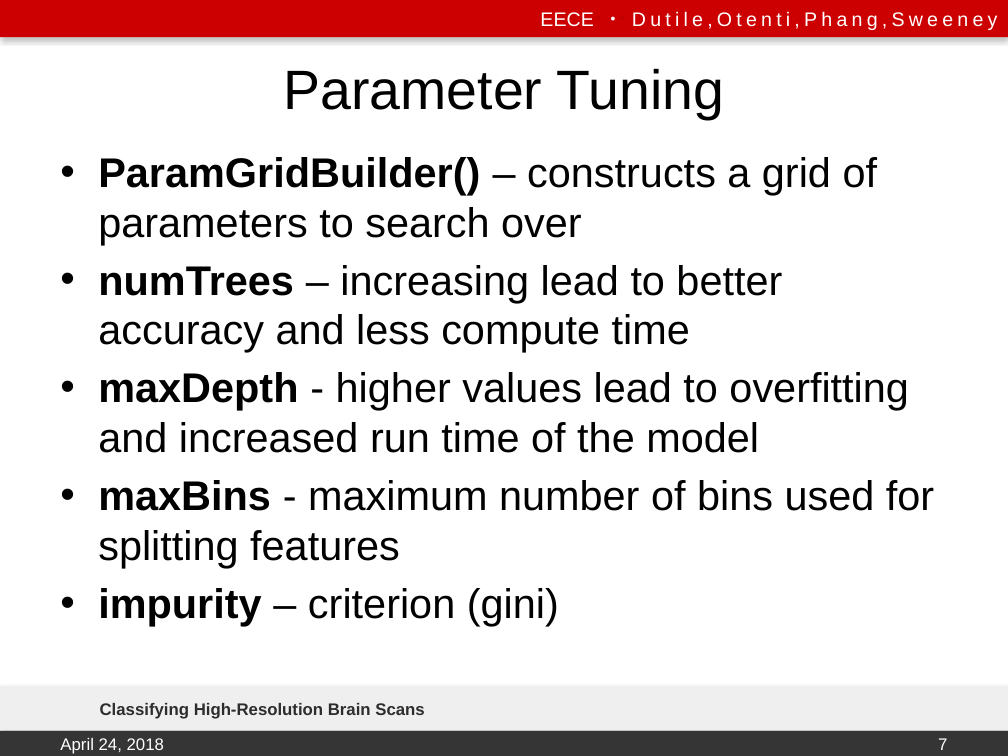
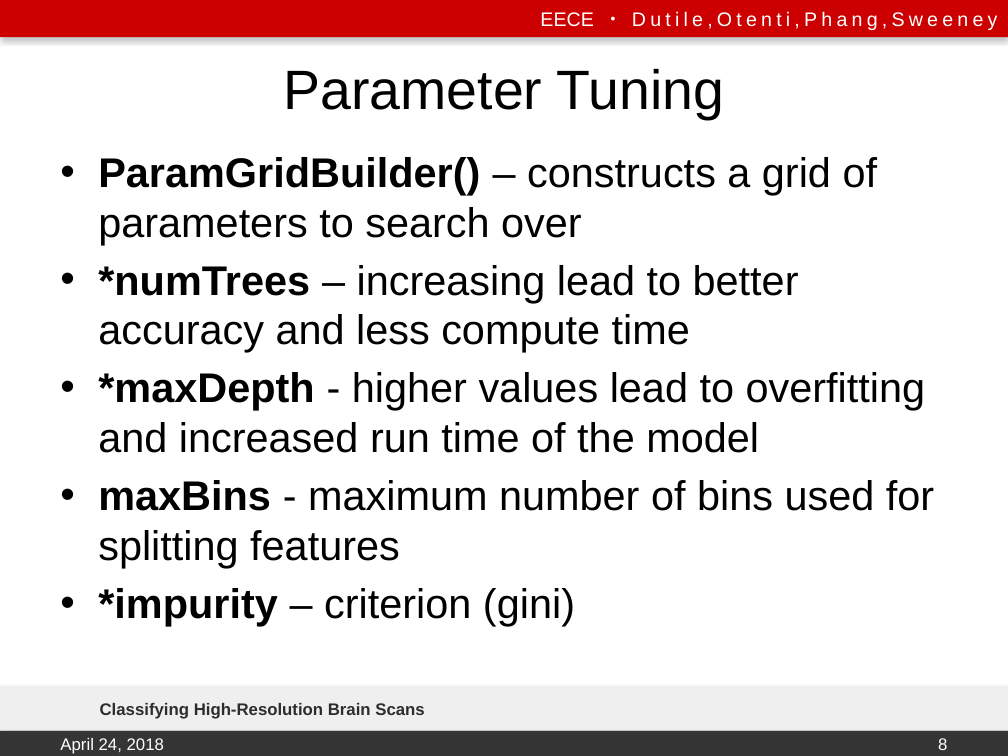
Before and after one commit to emily-jean/ml-brains, a slide deck: slide 8 of presentation/DutileOtentiPhangSweeney.pptx (slide 7 before the commit). Drawn at 1008x756 pixels with LibreOffice and Linux fonts; fonts in the diff are those of the drawing; background and template pictures are left out. Boxes give left, top, right and bottom in pixels: in the first picture for what was removed or moved away, otherwise in the second. Text is boxed around its words. In the diff, an @@ line names an element or a change of style, - is before the commit and + after.

```diff
--- a/presentation/DutileOtentiPhangSweeney.pptx
+++ b/presentation/DutileOtentiPhangSweeney.pptx
@@ text at [98, 265, 926, 453]: text changed @@
-• numTrees – increasing lead to better accuracy and less compute time
-• maxDepth - higher values lead to overfitting and increased run time of the model
+• *numTrees – increasing lead to better accuracy and less compute time
+• *maxDepth - higher values lead to overfitting and increased run time of the model
@@ text at [98, 588, 575, 626]: text changed @@
-• impurity – criterion (gini)
+• *impurity – criterion (gini)
@@ page number at [938, 738, 947, 750]: text changed @@
-7
+8
```
Also in this commit, not shown: 8 other slides changed, 1 slide added, 2 other files.
